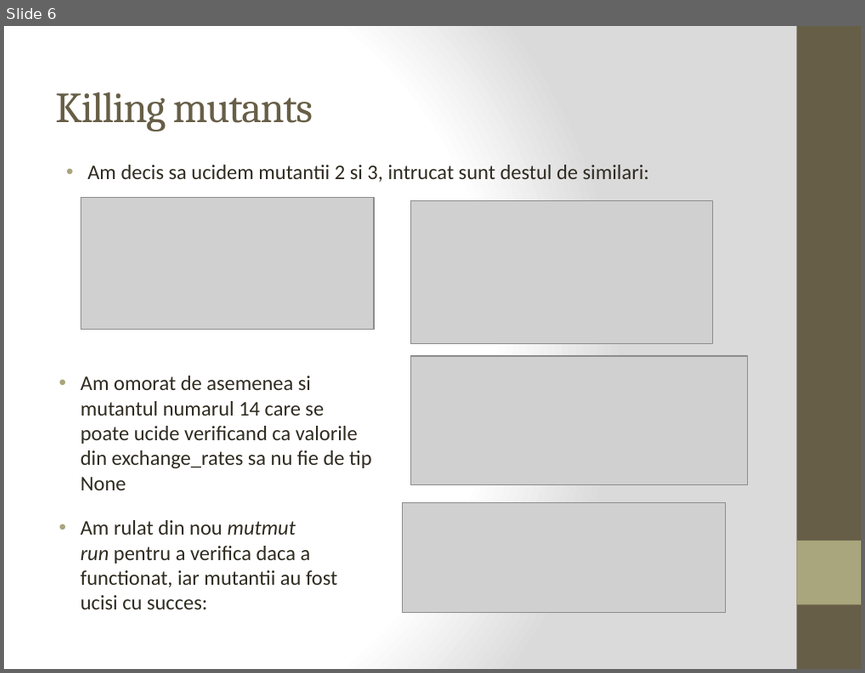
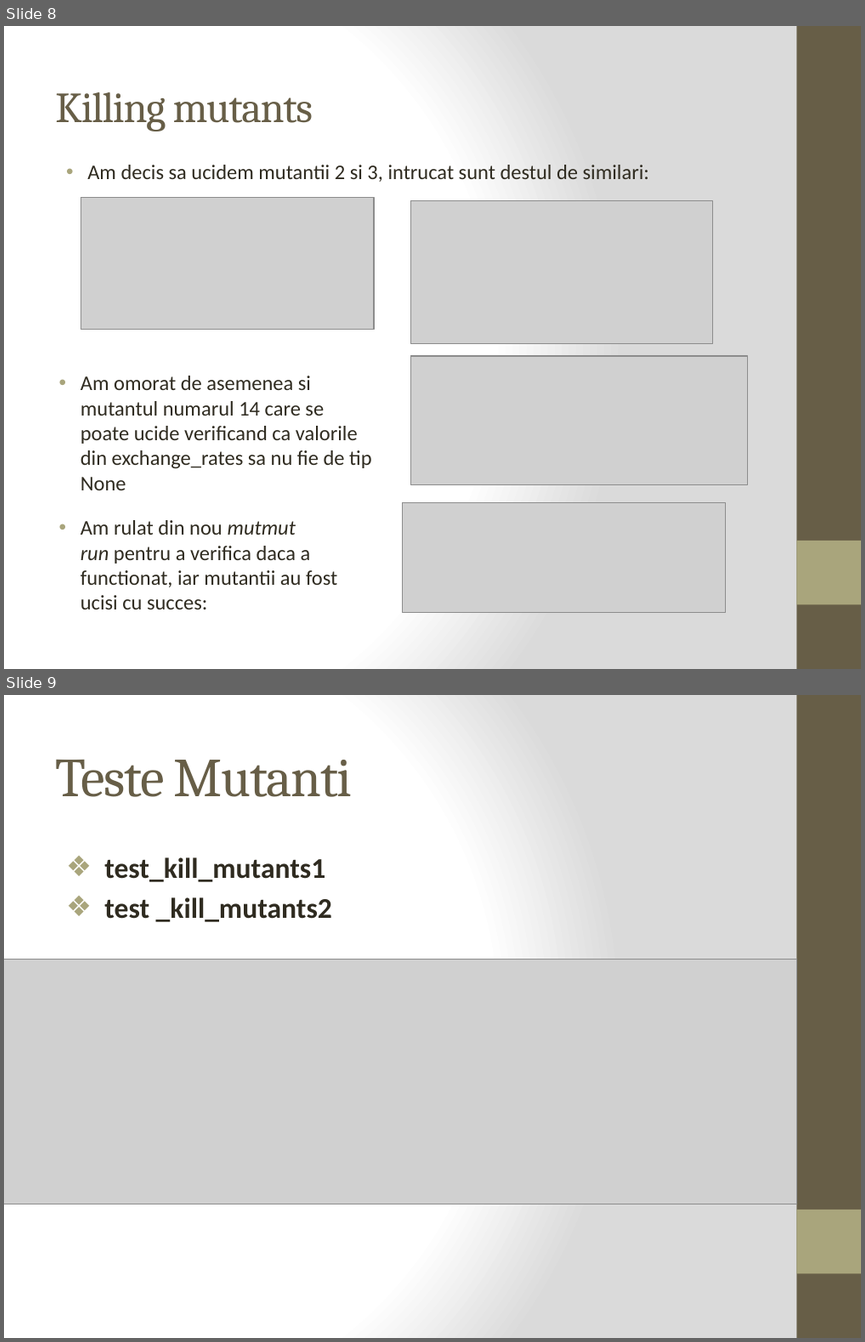
Before and after one commit to anaturcitu/CurrencyConverter, a slide deck: prezentare.pptx. Shown one above the other, each under a label of ours: slide 6 before the commit, slides 8 and 9 after it. The pictures are 865x673 and 865x1342 pixels, drawn with LibreOffice and Linux fonts; fonts in the diff are those of the drawing; grey boxes stand for pictures. Boxes give left, top, right and bottom in pixels: in the first picture for what was removed or moved away, otherwise in the second. Text is boxed around its words. In the diff, an @@ line names an element or a change of style, - is before the commit and + after.

```diff
--- a/prezentare.pptx
+++ b/prezentare.pptx
@@ slide 9 added at box(4, 695, 861, 1338), background gradient #FFFFFF to #DADADA; not listed: 2 template elements that a slide beside it also shows @@
@@ title added at box(55, 760, 352, 797), 46 pt, text #675E47 @@
+Teste Mutanti
@@ text added at box(104, 857, 332, 922), 24 pt, text #2F2B20, bold @@
+❖ test_kill_mutants1
+❖ test _kill_mutants2
@@ picture added at box(4, 959, 796, 1203) @@
@@ what was slide 6 is now slide 8 @@
```
Also in this commit, not shown: 4 slides changed, 2 other slides added, 2 slides removed, 1 other file.
